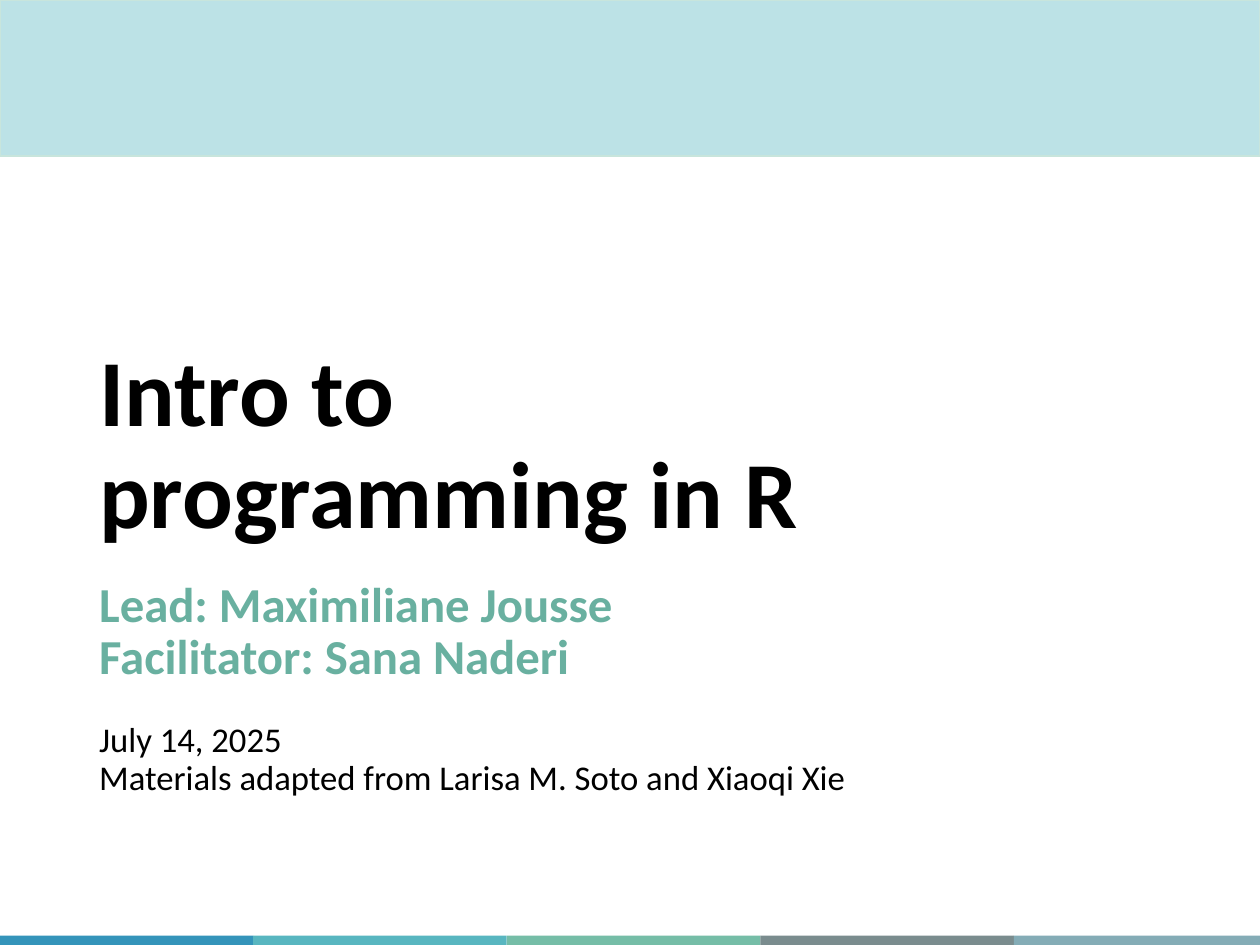
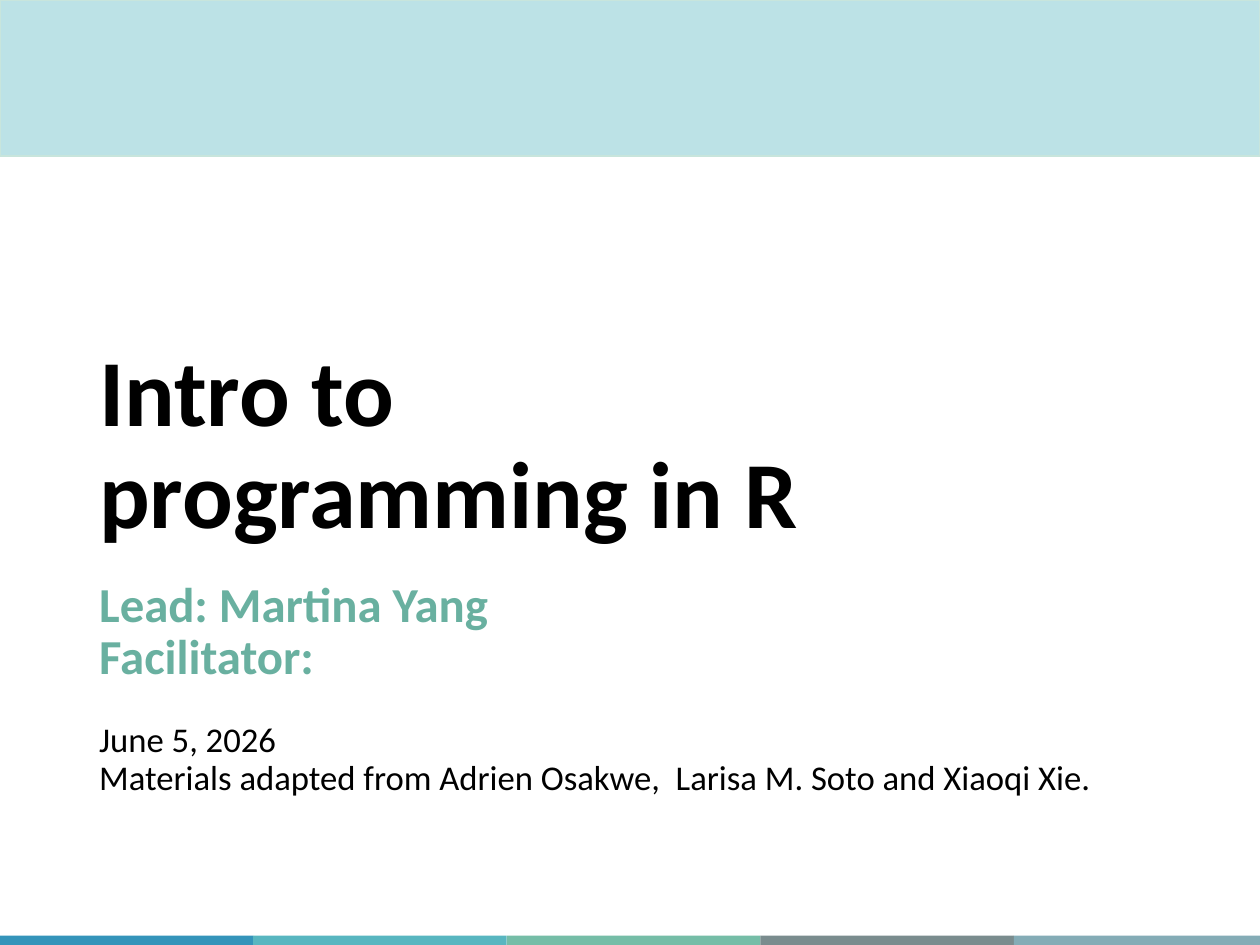
Before and after one commit to MartinaHYang/IntroToR_Winter2026, a slide deck: slide 2 of 0Slides/MiCM_IntroToR.pptx. Drawn at 1260x945 pixels with LibreOffice and Linux fonts; fonts in the diff are those of the drawing; background and template pictures are left out. Boxes give left, top, right and bottom in pixels: in the first picture for what was removed or moved away, otherwise in the second. Text is boxed around its words. In the diff, an @@ line names an element or a change of style, - is before the commit and + after.

```diff
--- a/0Slides/MiCM_IntroToR.pptx
+++ b/0Slides/MiCM_IntroToR.pptx
@@ title at (99, 364, 1090, 796): text changed; bold off @@
-Intro to
-programming in R
-Lead: Maximiliane Jousse
-Facilitator: Sana Naderi
-July 14, 2025
-Materials adapted from Larisa M. Soto and Xiaoqi Xie
+Intro to
+programming in R
+Lead: Martina Yang
+Facilitator:
+June 5, 2026
+Materials adapted from Adrien Osakwe, Larisa M. Soto and Xiaoqi Xie.
```
Also in this commit, not shown: 3 other slides changed, 4 other files.
